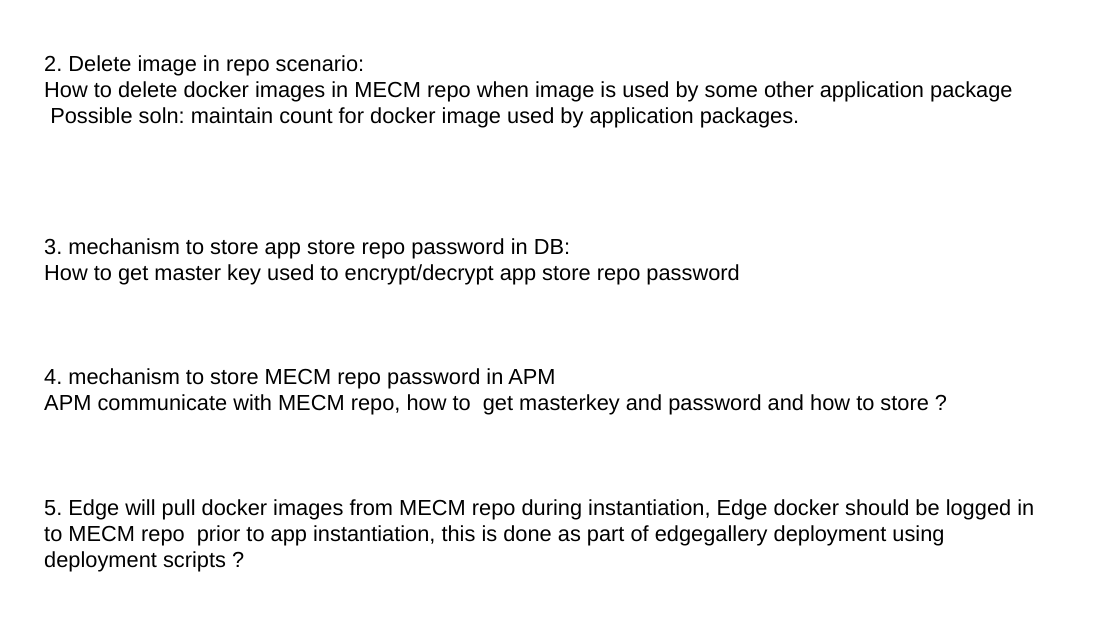
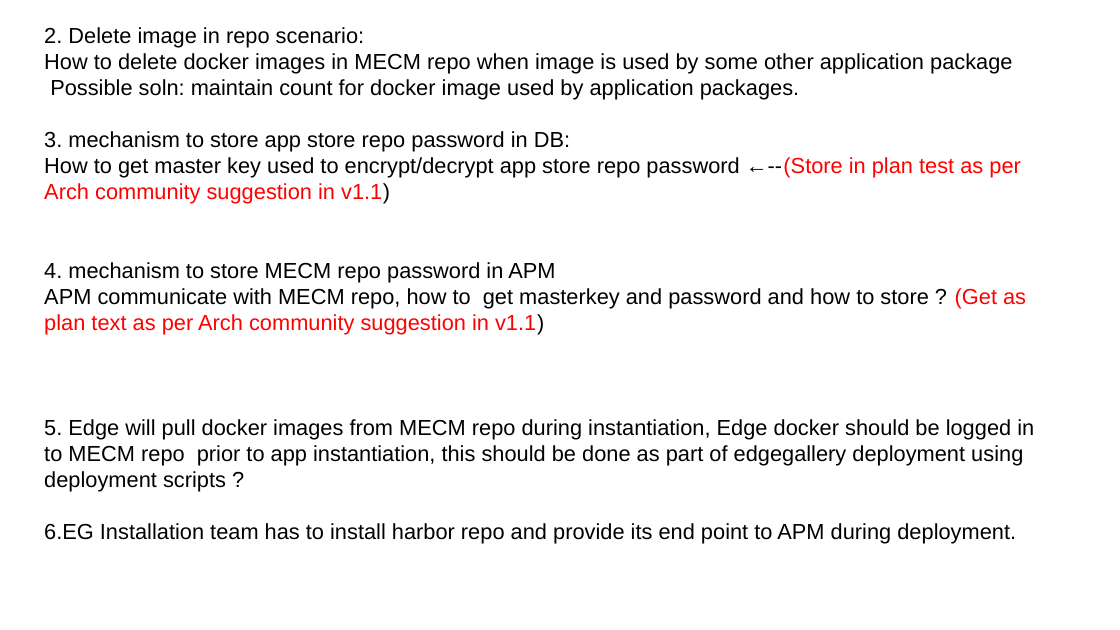
Before and after one commit to EdgeGallery/community, a slide deck: slide 13 of MECM PT/Release V1.1/Image Management-LLD.pptx (slide 10 before the commit). Drawn at 1120x630 pixels with LibreOffice and Linux fonts; fonts in the diff are those of the drawing. Boxes give left, top, right and bottom in pixels: in the first picture for what was removed or moved away, otherwise in the second. Text is boxed around its words. In the diff, an @@ line names an element or a change of style, - is before the commit and + after.

Commit message:
image mgmt lld update

```diff
--- a/MECM PT/Release V1.1/Image Management-LLD.pptx
+++ b/MECM PT/Release V1.1/Image Management-LLD.pptx
@@ text "2. Delete image in repo ...": place and size @@
-text "2. Delete image in repo ..." at box(44, 55, 1034, 572)
+text "2. Delete image in repo ..." at box(44, 27, 1034, 544)
@@ text at box(44, 157, 1021, 204): text changed @@
-How to get master key used to encrypt/decrypt app store repo password
+How to get master key used to encrypt/decrypt app store repo password ←--(Store in plan test as per Arch community suggestion in v1.1)
@@ text at box(44, 288, 1034, 544): text changed @@
-APM communicate with MECM repo, how to get masterkey and password and how to store ?
-5. Edge will pull docker images from MECM repo during instantiation, Edge docker should be logged in to MECM repo prior to app instantiation, this is done as part of edgegallery deployment using deployment scripts ?
+APM communicate with MECM repo, how to get masterkey and password and how to store ? (Get as plan text as per Arch community suggestion in v1.1)
+5. Edge will pull docker images from MECM repo during instantiation, Edge docker should be logged in to MECM repo prior to app instantiation, this should be done as part of edgegallery deployment using deployment scripts ?
+6.EG Installation team has to install harbor repo and provide its end point to APM during deployment.
```
Also in this commit, not shown: 5 other slides changed, 3 slides added.
